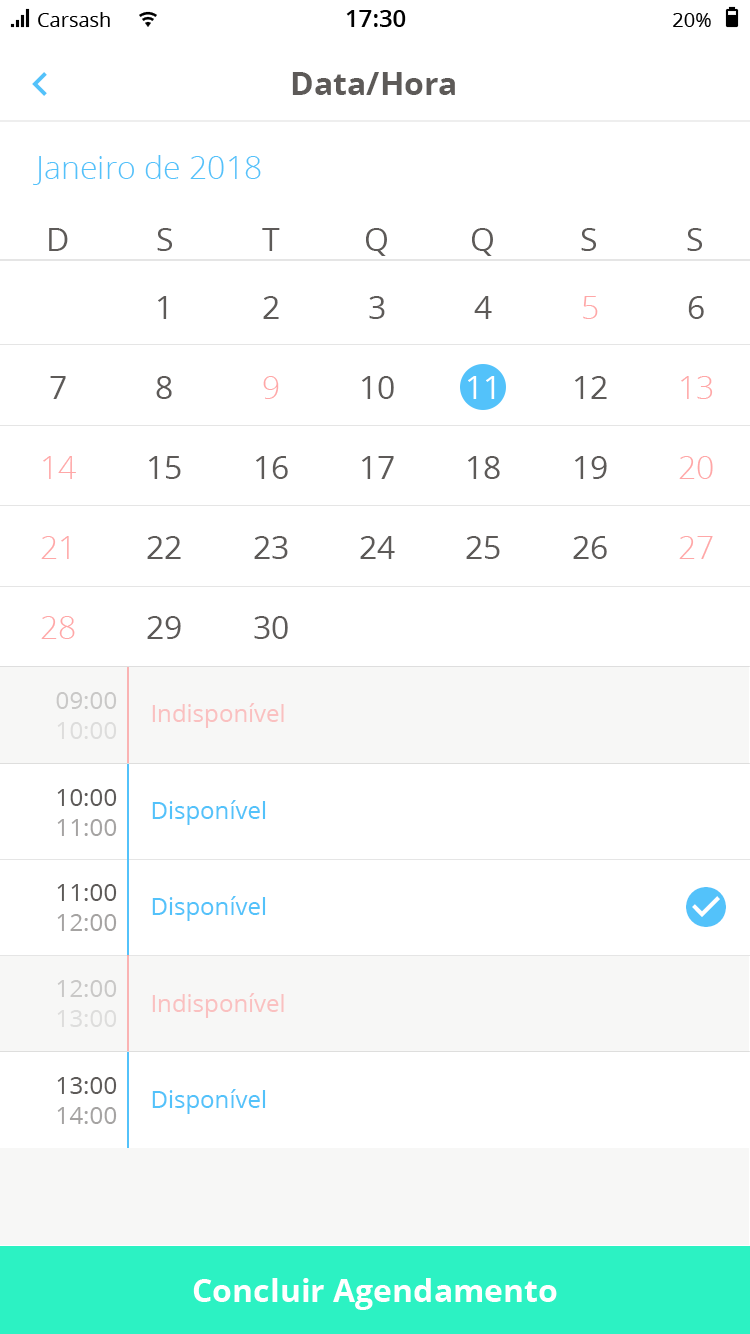
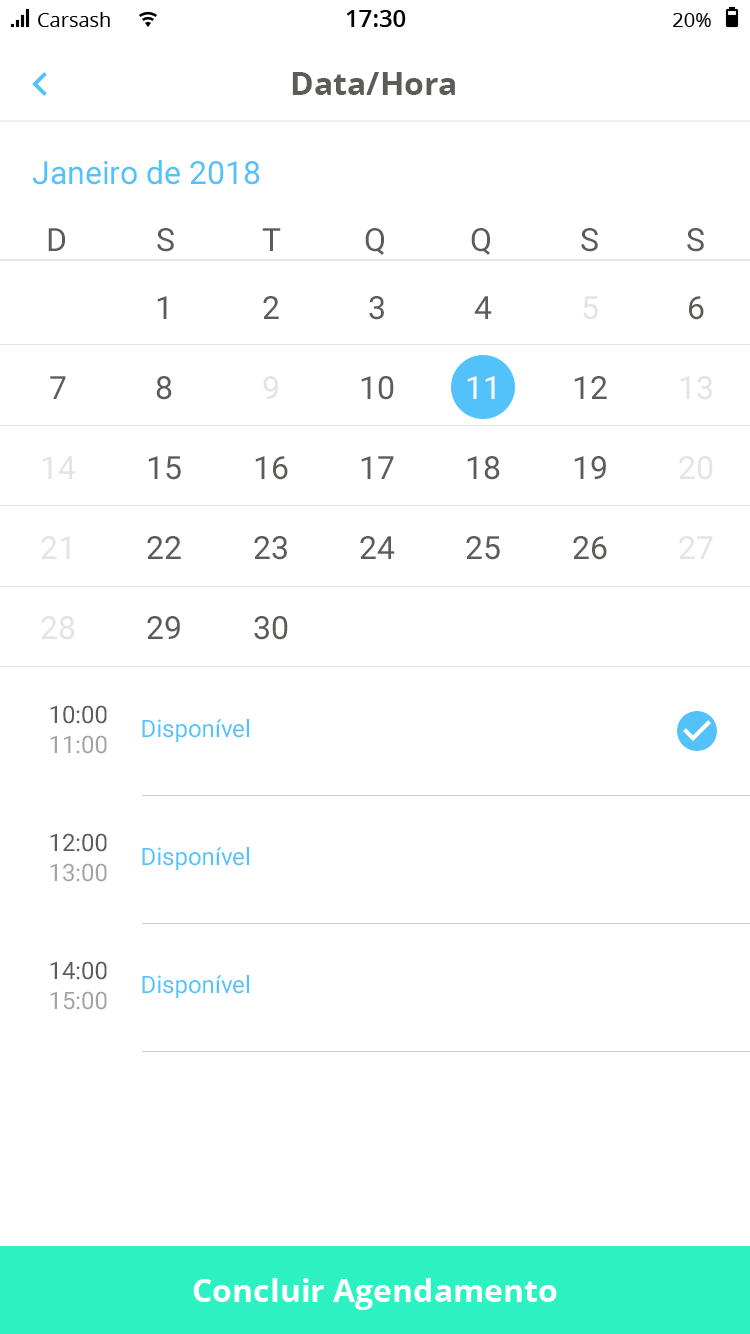
Layered file, before and after one edit (750x1334). Changes by layer:
removed group "Ticket Date" (2nd of 2, in "Ticket Date") (100 layers) from group "Ticket Date" over [0, 155, 750, 1245]
moved "Group 3" into group "Ticket Date" over [0, 666, 750, 1245]
removed group "Group 5" (1st of 4, in "Ticket Date" › "Ticket Date" › "Group 3" › "Group 4") (2 layers) from group "Group 4" over [0, 1051, 750, 1148]
"Rectangle 2" (1st of 3, in "Ticket Date" › "Group 3" › "Group 4" › "Horarios"): opacity 5% → 36%, moved it into group "Horarios", painted on it over [0, 666, 750, 1245]
"Shape 7 copy 6" (1st of 3, in "Ticket Date" › "Group 3" › "Group 4" › "Horarios"): opacity 10% → 20%, moved it into group "Horarios", painted on it over [0, 795, 750, 1052]
renamed "Rectangle 1" to "Rectangle 2", opacity 100% → 36%, moved it above "Shape 7 copy 6", painted on it over [0, 764, 750, 923]
"Shape 7 copy 6" (2nd of 3, in "Ticket Date" › "Group 3" › "Group 4" › "Horarios"): opacity 10% → 20%, moved it into group "Horarios", painted on it over [0, 763, 750, 924]
moved "Horarios" (3rd of 3, in "Ticket Date") into group "Ticket Date" over [0, 923, 750, 1052]
renamed "Rectangle 1" to "Rectangle 2", opacity 35% → 36%, painted on it over [0, 923, 750, 1051]
"Shape 7 copy 6" (3rd of 3, in "Ticket Date" › "Horarios"): opacity 10% → 20%, moved it into group "Horarios", painted on it over [0, 955, 750, 1052]
removed group "Group 5" (3rd of 4, in "Ticket Date" › "Ticket Date" › "Group 3" › "Group 4") (2 layers) from group "Group 4" over [0, 859, 750, 956]
moved "Semanas" into group "Ticket Date" over [0, 228, 749, 667]
moved "Retângulo 14" into group "Ticket Date" over [32, 155, 713, 560]
removed layer "Ticket Date Background" from group "Ticket Date" over [0, 155, 750, 1245]
…and 72 more changes (1 added, 1 blend, 11 opacity, 48 painted, 18 removed, 2 renamed, 12 stack)
